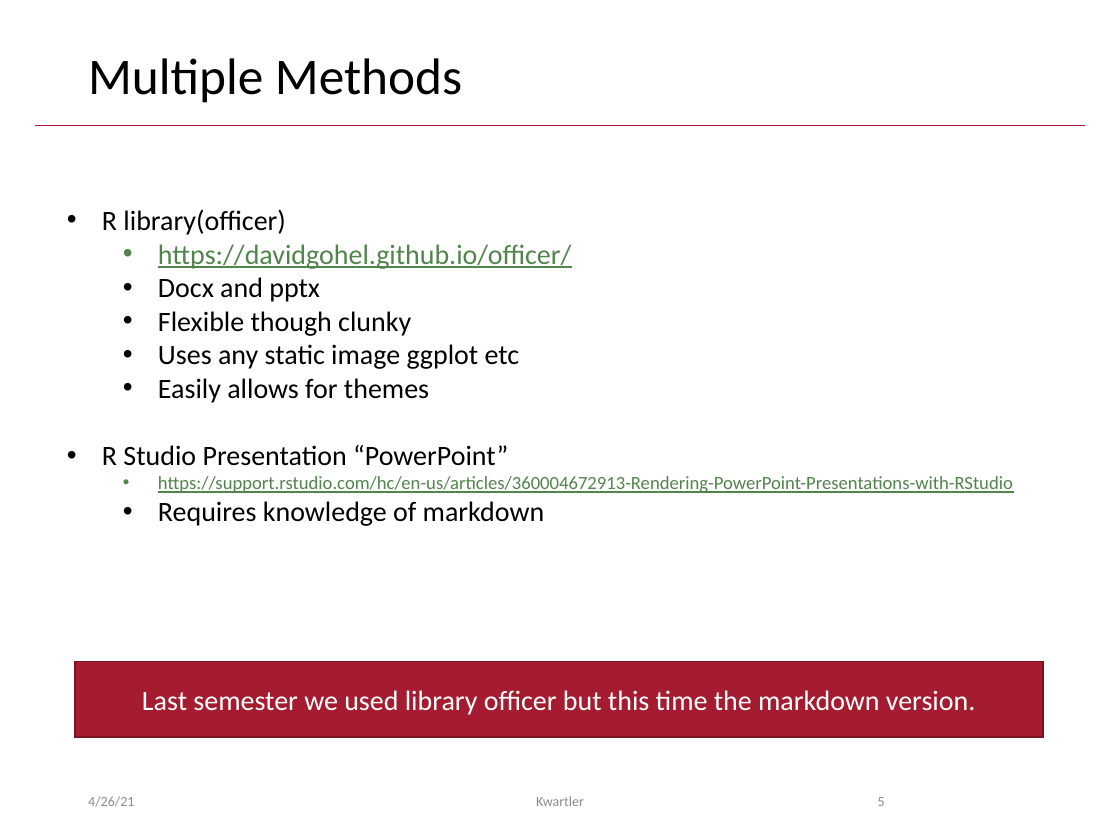
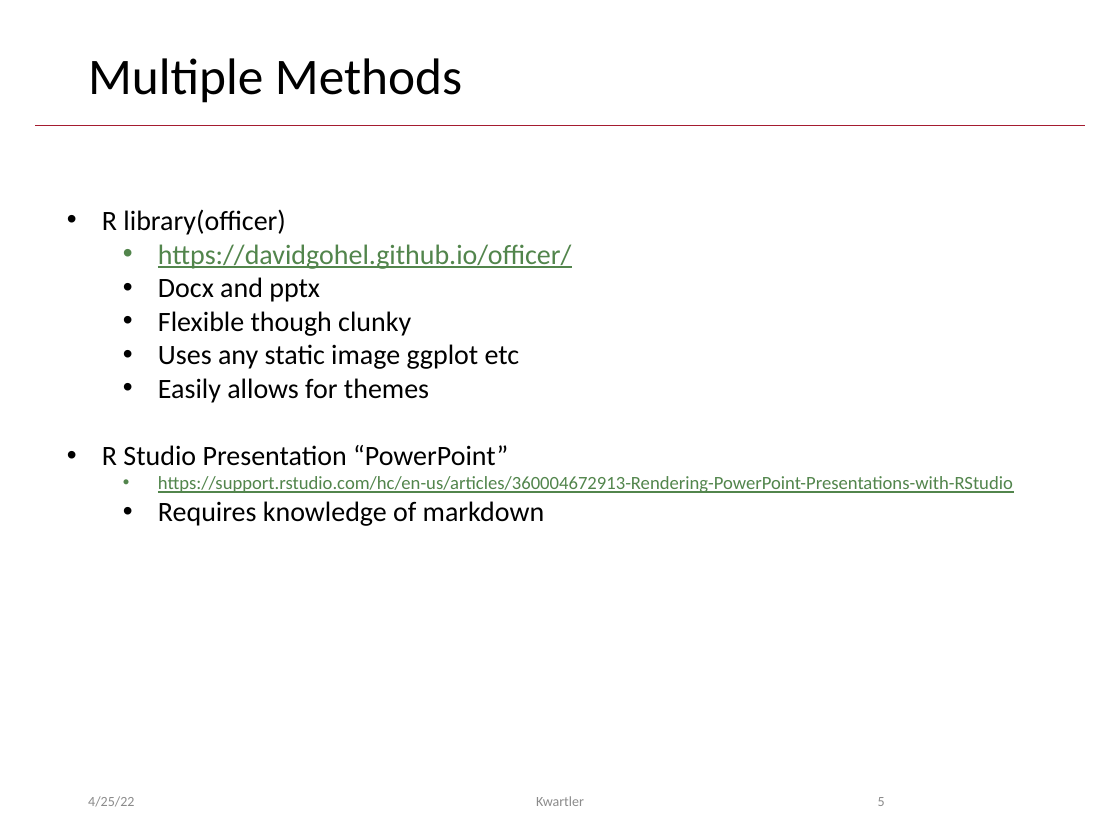
Before and after one commit to kwartler/Harvard_DataMining_Business_Student, a slide deck: slide 5 of Lessons/L_APIs_webscraping_dashboarding/C_dashboards.pptx. Drawn at 1120x840 pixels with LibreOffice and Linux fonts; fonts in the diff are those of the drawing; background and template pictures are left out. Boxes give left, top, right and bottom in pixels: in the first picture for what was removed or moved away, otherwise in the second. Text is boxed around its words. In the diff, an @@ line names an element or a change of style, - is before the commit and + after.

```diff
--- a/Lessons/L_APIs_webscraping_dashboarding/C_dashboards.pptx
+++ b/Lessons/L_APIs_webscraping_dashboarding/C_dashboards.pptx
@@ rectangle removed at (75, 662, 1043, 737) @@
-Last semester we used library officer but this time the markdown version.
@@ text at (88, 796, 134, 807): text changed @@
-4/26/21
+4/25/22
```
Also in this commit, not shown: 9 other slides changed, 10 other files.
